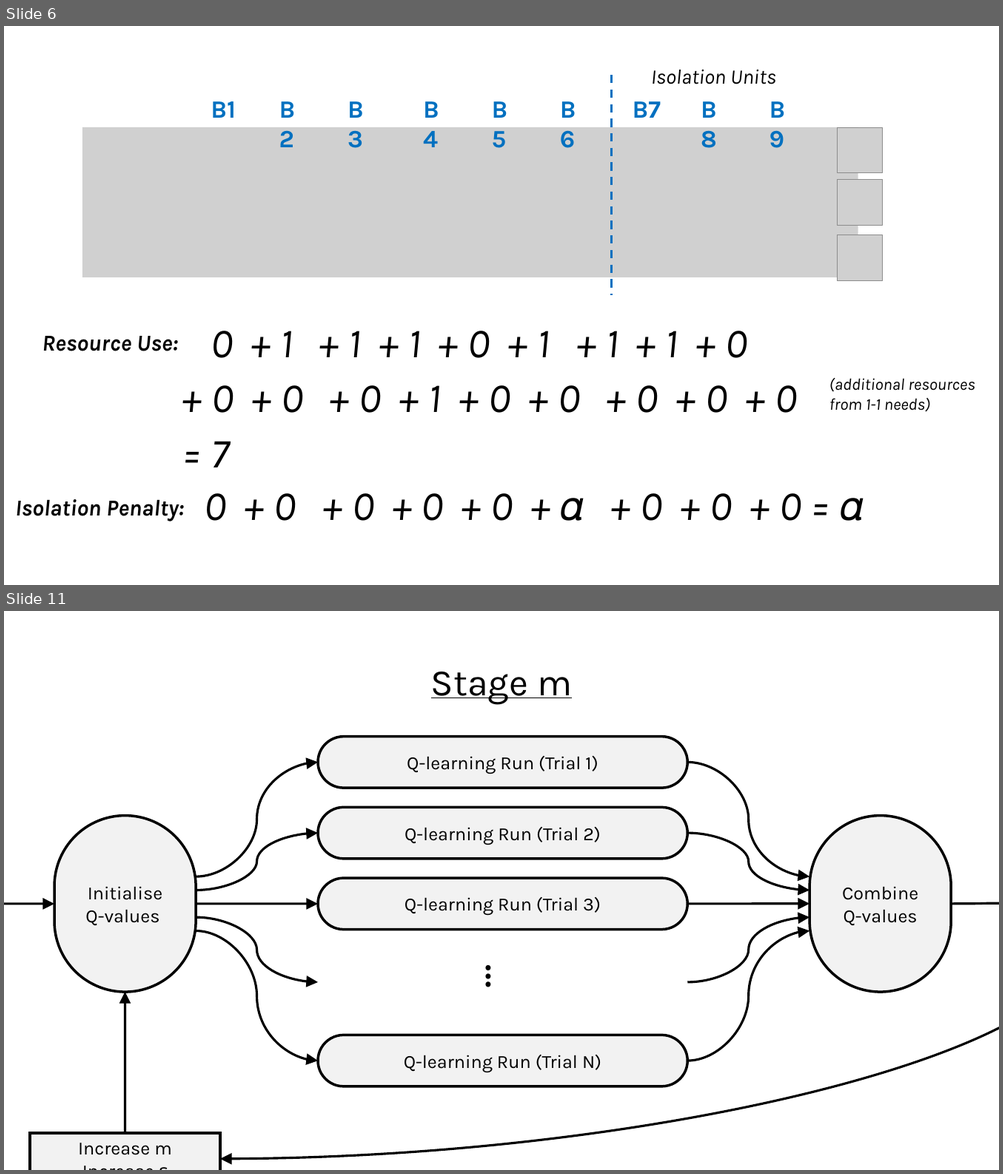
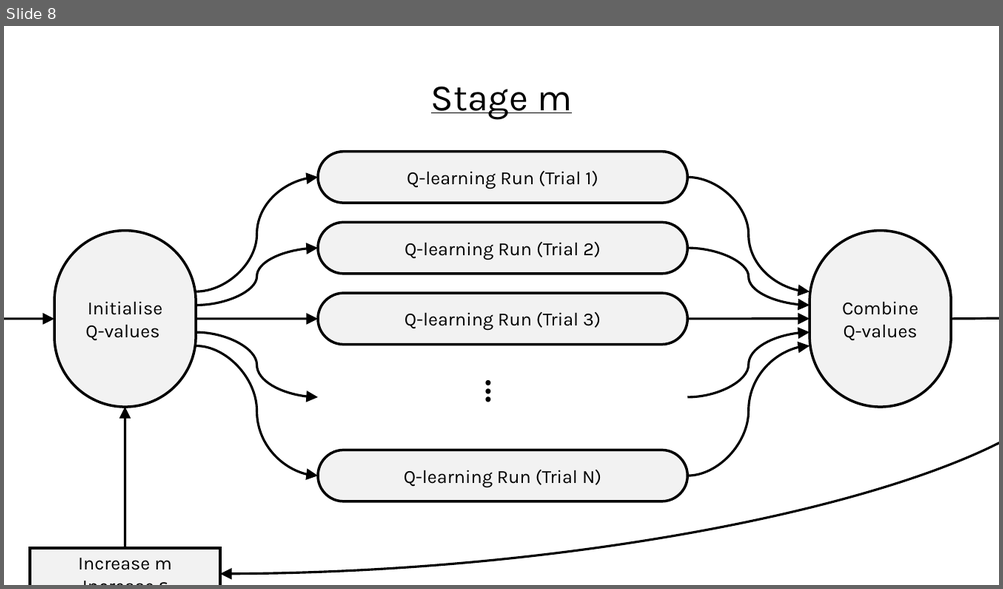
Before and after one commit to geraintpalmer/bed_moves_policy, a slide deck: images/images.pptx. Shown one above the other, each under a label of ours: slides 6 and 11 before the commit, slide 8 after it; the slides between them are not shown. The pictures are 1003x1174 and 1003x589 pixels, drawn with LibreOffice and Linux fonts; fonts in the diff are those of the drawing; grey boxes stand for pictures. Boxes give left, top, right and bottom in pixels: in the first picture for what was removed or moved away, otherwise in the second. Text is boxed around its words. In the diff, an @@ line names an element or a change of style, - is before the commit and + after.

```diff
--- a/images/images.pptx
+++ b/images/images.pptx
@@ slide 6 removed at (4,26,999,585), background #FFFFFF @@
@@ text removed at (651,70,776,84) @@
-Isolation Units
@@ text removed at (272,90,316,127) @@
-B2
@@ text removed at (341,90,384,127) @@
-B3
@@ text removed at (416,90,460,127) @@
-B4
@@ text removed at (484,90,529,127) @@
-B5
@@ text removed at (552,90,597,127) @@
-B6
@@ line removed from (612, 76) to (612, 295) @@
@@ text removed at (694,90,737,127) @@
-B8
@@ text removed at (761,90,805,127) @@
-B9
@@ text removed at (210,101,236,118) @@
-B1
@@ text removed at (632,101,660,118) @@
-B7
@@ picture removed at (82,127,857,278) @@
@@ picture removed at (836,127,882,173) @@
@@ picture removed at (836,180,882,225) @@
@@ picture removed at (836,235,882,281) @@
@@ text removed at (42,336,178,352) @@
-Resource Use:
@@ text removed at (210,331,747,358) @@
-0 + 1 + 1 + 1 + 0 + 1 + 1 + 1 + 0
@@ text removed at (829,378,975,412) @@
-(additional resources from 1-1 needs)
@@ text removed at (211,386,797,413) @@
-+ 0 + 0 + 0 + 1 + 0 + 0 + 0 + 0 + 0
@@ text removed at (211,441,229,468) @@
-= 7
@@ text removed at (15,500,184,522) @@
-Isolation Penalty:
@@ text removed at (205,494,863,521) @@
-0 + 0 + 0 + 0 + 0 + 𝛼 + 0 + 0 + 0 = 𝛼
@@ what was slide 11 is now slide 8 @@
```
Also in this commit, not shown: 7 slides added, 9 other slides removed, 14 other files.
